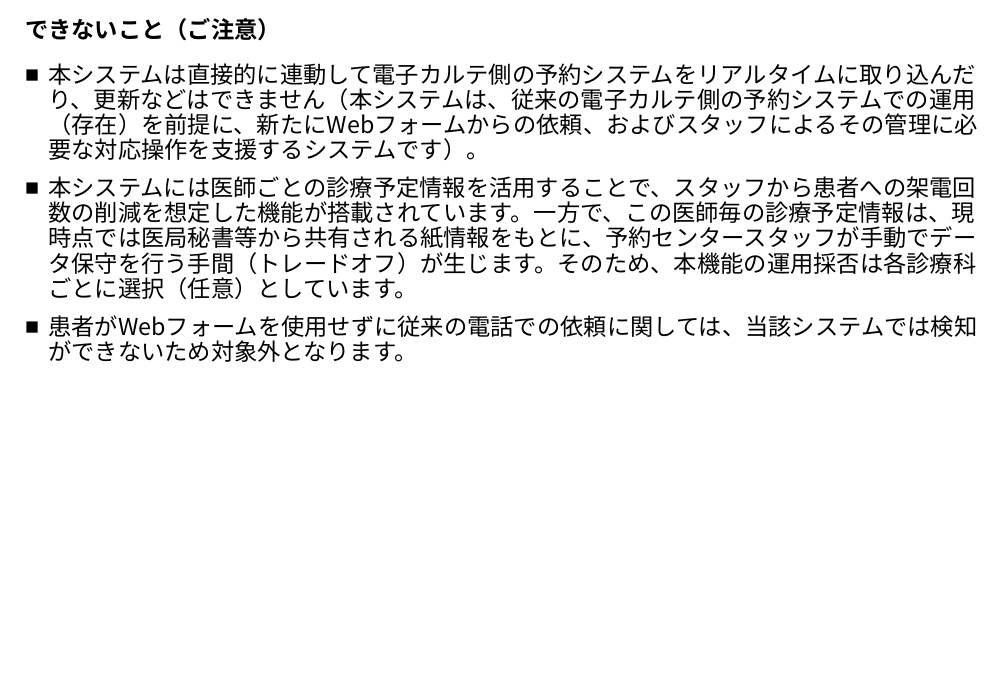
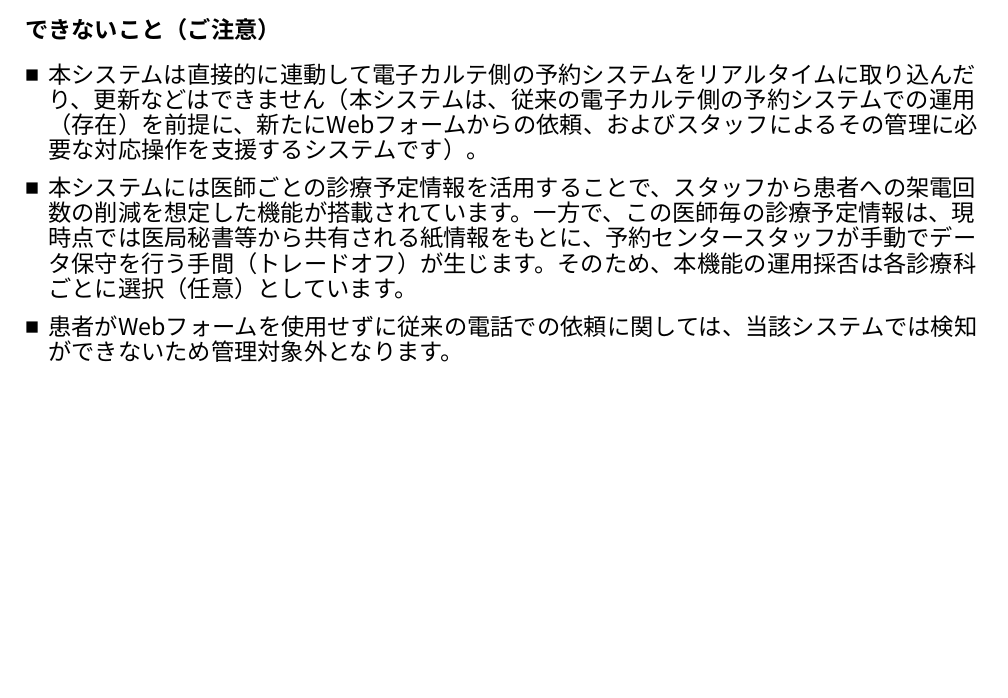
Before and after one commit to MishimaAkifumi-Private/FureaiGp-GairaiYoyakuSystem, a slide deck: slide 4 of Manual/UsersGuide.pptx. Drawn at 1008x698 pixels with LibreOffice and Linux fonts; fonts in the diff are those of the drawing. Boxes give left, top, right and bottom in pixels: in the first picture for what was removed or moved away, otherwise in the second. Text is boxed around its words. In the diff, an @@ line names an element or a change of style, - is before the commit and + after.

```diff
--- a/Manual/UsersGuide.pptx
+++ b/Manual/UsersGuide.pptx
@@ text at [48,315,977,362]: text changed @@
-■ 患者がWebフォームを使用せずに従来の電話での依頼に関しては、当該システムでは検知ができないため対象外となります。
+■ 患者がWebフォームを使用せずに従来の電話での依頼に関しては、当該システムでは検知ができないため管理対象外となります。
```
Also in this commit, not shown: 3 other slides changed, 4 slides added, 3 slides removed, 5 other files.
